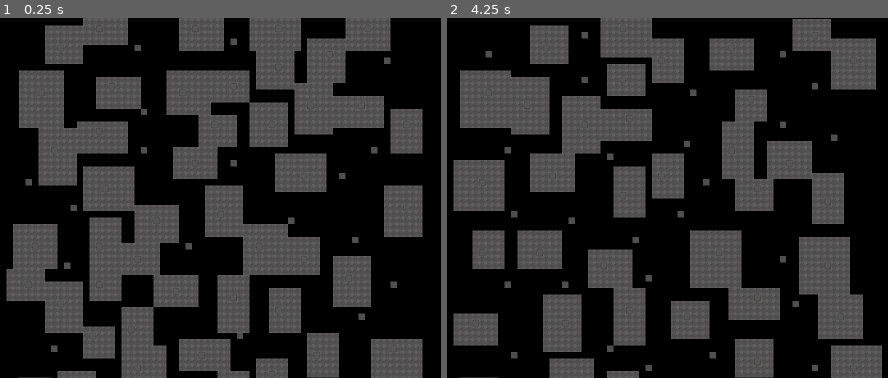
Above: before the commit, frames 1-2 (left to right).
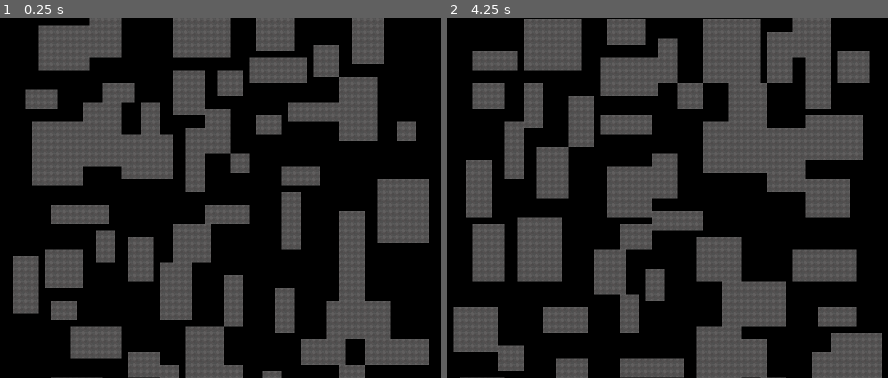
Above: after the commit, the same moments.

Repository: GrayHound85/scrap-raider
Game: Godot game, scene res://dungeon/dungeon.tscn
Same seed, same stepped clock (60 frames per second), same inputs: the game is played once before the commit and once after it.
Inputs:
- Up to frame 1 (0.25 s): no input
- Up to frame 2 (4.25 s): tap Enter at 0.5, 2, 3.5 s; tap Space at 1.25, 2.75 s; tap ` (debug_menu) at 4.15 s

The runs differ from the first frame. In frame 1, 35% of the frame differs, in the area x 1-98%, y 0-100%; in frame 2, 31%.

Commit message:
Initail start to Delaunay Triangulation script

Diff:
--- /dev/null
+++ b/NPA_game/dungeon/scripts/delaunay_triangulation.gd
@@ -0,0 +1,19 @@
+extends Node
+# Uses the Bowyer-Waston algorithm
+class_name DelaunayTriangulation
+
+class Triangle:
+	var a: Vector2
+	var b: Vector2
+	var c: Vector2
+	var circumcenter: Vector2
+	var circumradius: float
+
+	func _init(a: Vector2, b: Vector2, c: Vector2) -> void:
+		self.a = a
+		self.b = b
+		self.c = c
+		calc_circumcircle()
+
+	func calc_circumcircle() -> void:
+		pass
--- a/NPA_game/dungeon/scripts/dungeon.gd
+++ b/NPA_game/dungeon/scripts/dungeon.gd
@@ -10,9 +10,9 @@
 # enums & consts
 enum room {
 	MIN_WIDTH = 3,
-	MAX_WIDTH = 6,
+	MAX_WIDTH = 10,
 	MIN_HEIGHT = 3,
-	MAX_HEIGHT = 7,
+	MAX_HEIGHT = 10,
 }
 enum gen {
 	PADDING = 1,
@@ -50,8 +50,8 @@
 	for tile in occupied.keys():
 		tile_map_layer.set_cell(tile, 1, Vector2i(0, 0))
 
-	display_points(points, 0)
-	display_points(room_centers, 2)
+	#display_points(points, 0)
+	#display_points(room_centers, 2)
 
 func display_points(points, source_id):
 	var tile_size = Vector2i(gen.TILESIZE, gen.TILESIZE)
--- a/NPA_game/dungeon/scripts/room_generator.gd
+++ b/NPA_game/dungeon/scripts/room_generator.gd
@@ -15,8 +15,8 @@
 		for i in range(points_copy.size() - 1, -1, -1):
 			var point = points_copy[i]
 			var padding =  gen.PADDING * 2
-			var room_w = randi_range(room.MIN_WIDTH + padding, room.MAX_WIDTH + padding)
-			var room_h = randi_range(room.MIN_HEIGHT + padding, room.MAX_HEIGHT + padding)
+			var room_w = randi_range(room.MIN_WIDTH, room.MAX_WIDTH)
+			var room_h = randi_range(room.MIN_HEIGHT, room.MAX_HEIGHT)
 
 			var tile_coord = Vector2i(
 				int(round(point.x / gen.TILESIZE)),
Not shown, added: NPA_game/dungeon/scripts/delaunay_triangulation.gd.uid
